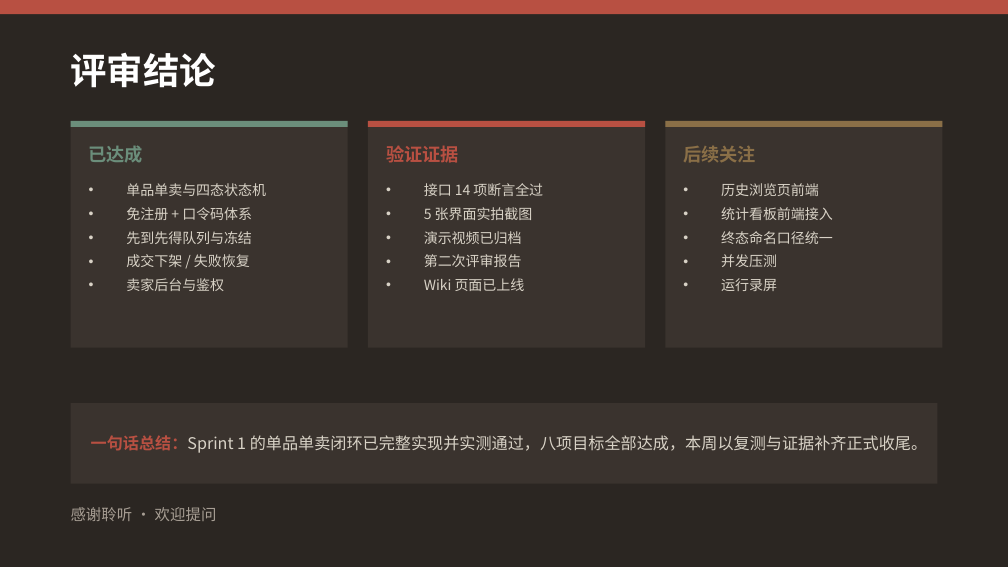
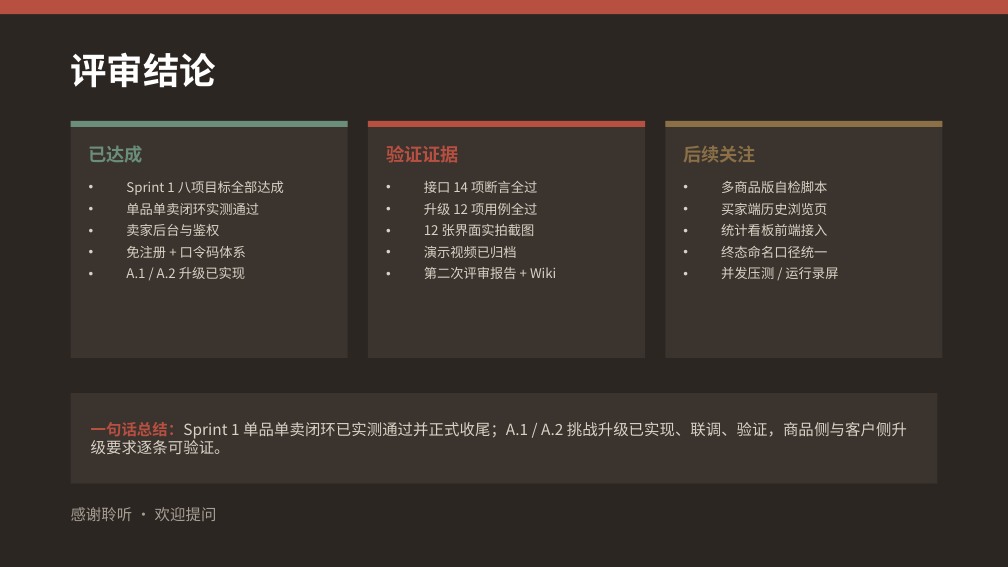
Before and after one commit to kaskk345/pingxixi-online-shoppingplatform, a slide deck: slide 13 of docs/media/第二周_第二次评审_讲述版.pptx (slide 11 before the commit). Drawn at 1008x567 pixels with LibreOffice and Linux fonts; fonts in the diff are those of the drawing. Boxes give left, top, right and bottom in pixels: in the first picture for what was removed or moved away, otherwise in the second. Text is boxed around its words. In the diff, an @@ line names an element or a change of style, - is before the commit and + after.

Commit message:
docs(评审): 讲述版PPT升级为13页（A.1/A.2扩为3页）并重导出逐页预览图片

```diff
--- a/docs/media/第二周_第二次评审_讲述版.pptx
+++ b/docs/media/第二周_第二次评审_讲述版.pptx
@@ rectangle: place and size @@
-rectangle at (71,121,348,348)
+rectangle at (71,121,348,358)
@@ rectangle: place and size @@
-rectangle at (368,121,645,348)
+rectangle at (368,121,645,358)
@@ rectangle: place and size @@
-rectangle at (665,121,942,348)
+rectangle at (665,121,942,358)
@@ text at (126,181,284,236): text changed; size 10 to 9.5 pt @@
-• 单品单卖与四态状态机
+• Sprint 1 八项目标全部达成
+• 单品单卖闭环实测通过
+• 卖家后台与鉴权
@@ text at (424,203,537,236): text changed; size 10 to 9.5 pt @@
-• 5 张界面实拍截图
+• 升级 12 项用例全过
+• 12 张界面实拍截图
@@ text at (424,181,537,258): size 10 to 9.5 pt in "接口 14 项断言全过", "演示视频已归档"; less space between paragraphs @@
@@ text at (721,181,827,215): text changed; size 10 to 9.5 pt @@
-• 历史浏览页前端
+• 多商品版自检脚本
+• 买家端历史浏览页
@@ text at (721,224,827,258): size 10 to 9.5 pt in "统计看板前端接入", "终态命名口径统一"; less space between paragraphs @@
@@ text at (126,267,245,279): text changed; size 10 to 9.5 pt @@
-• 先到先得队列与冻结
-• 成交下架 / 失败恢复
-• 卖家后台与鉴权
+• A.1 / A.2 升级已实现
@@ text at (126,246,246,258): size 10 to 9.5 pt in "免注册 + 口令码体系"; less space between paragraphs @@
@@ text at (424,267,556,279): text changed; size 10 to 9.5 pt @@
-• 第二次评审报告
-• Wiki 页面已上线
+• 第二次评审报告 + Wiki
@@ text at (721,267,838,279): text changed; size 10 to 9.5 pt @@
-• 并发压测
-• 运行录屏
+• 并发压测 / 运行录屏
@@ rectangle: place and size @@
-rectangle at (71,403,937,484)
+rectangle at (71,393,937,484)
@@ text at (91,422,907,454): text changed; size 11.5 to 11 pt @@
-一句话总结：Sprint 1 的单品单卖闭环已完整实现并实测通过，八项目标全部达成，本周以复测与证据补齐正式收尾。
+一句话总结：Sprint 1 单品单卖闭环已实测通过并正式收尾；A.1 / A.2 挑战升级已实现、联调、验证，商品侧与客户侧升级要求逐条可验证。
```
Also in this commit, not shown: 8 other slides changed, 4 slides added, 2 slides removed, 16 other files.
